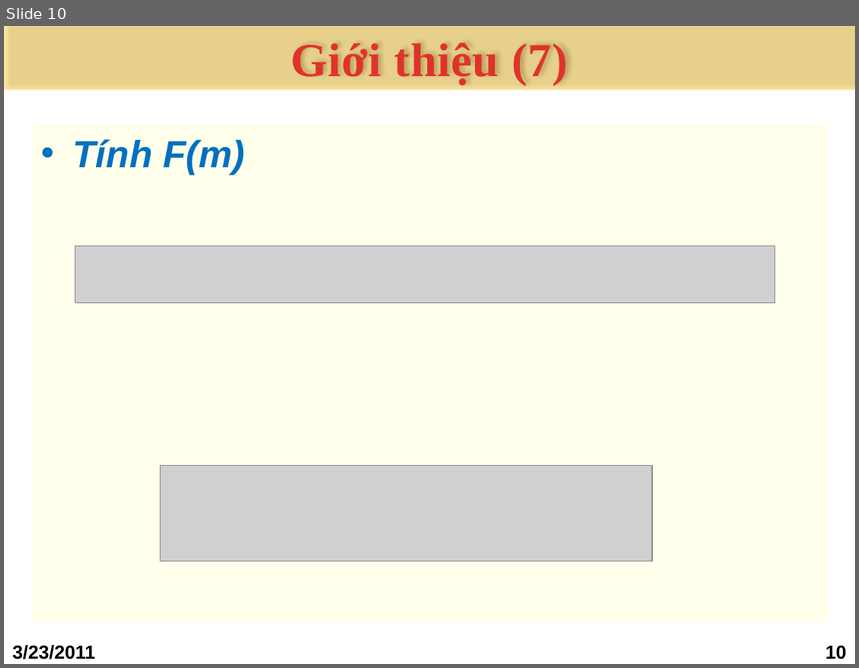
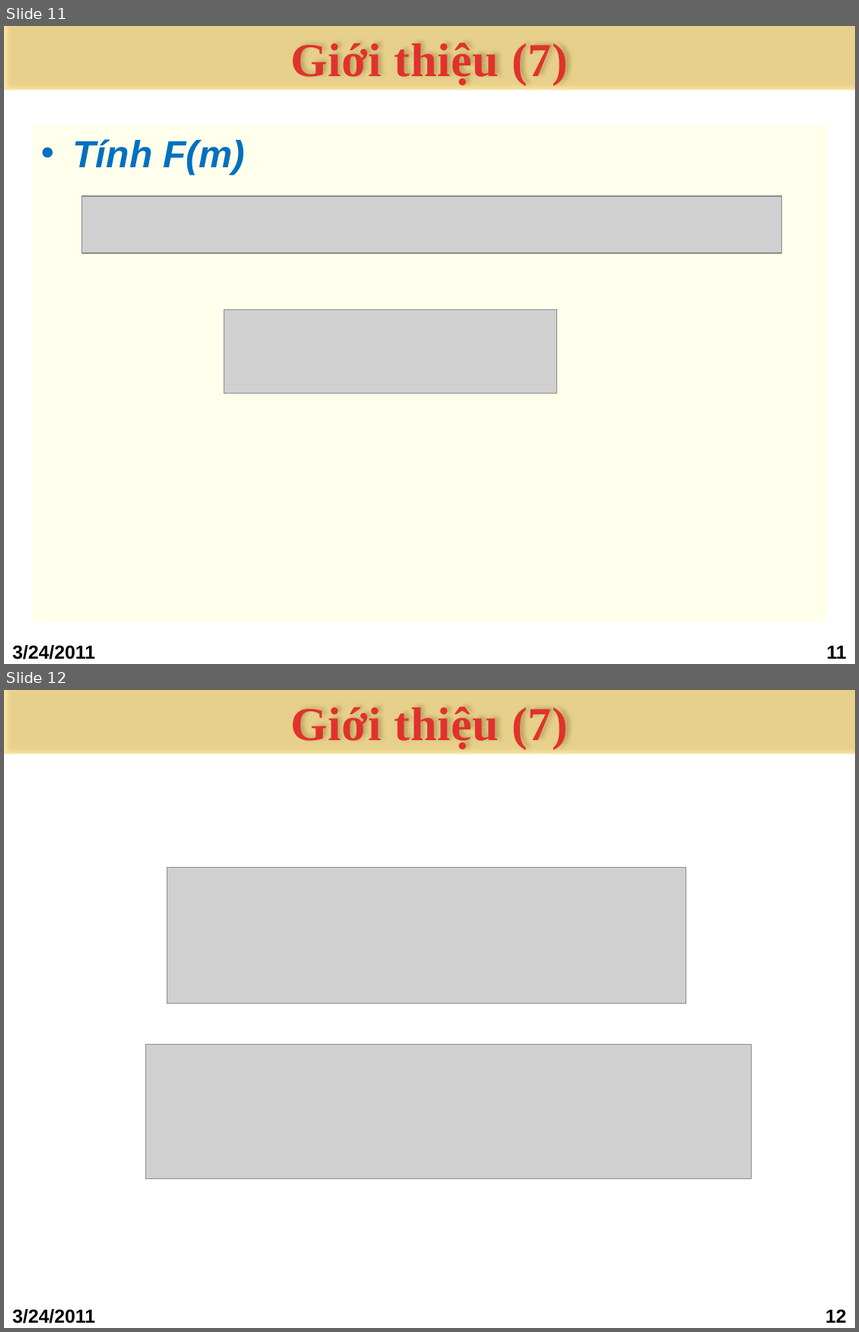
Before and after one commit to bomong/steganography-khtn-2011, a slide deck: Seminar DFT/1.Bao cao/_ADL_DFT(draft).pptx. Shown one above the other, each under a label of ours: slide 10 before the commit, slides 11 and 12 after it. The pictures are 859x668 and 859x1332 pixels, drawn with LibreOffice and Linux fonts; fonts in the diff are those of the drawing; grey boxes stand for pictures; background and template pictures are left out. Boxes give left, top, right and bottom in pixels: in the first picture for what was removed or moved away, otherwise in the second. Text is boxed around its words. In the diff, an @@ line names an element or a change of style, - is before the commit and + after.

```diff
--- a/Seminar DFT/1.Bao cao/_ADL_DFT(draft).pptx
+++ b/Seminar DFT/1.Bao cao/_ADL_DFT(draft).pptx
@@ slide 12 added at (4, 690, 855, 1328), background picture (left out) @@
@@ title added at (4, 690, 855, 754), fill #FFC000 at 36% opacity, 40 pt, text gradient #E0322D to #A2201C, bold @@
+Giới thiệu (7)
@@ picture added at (167, 867, 686, 1003) @@
@@ picture added at (146, 1045, 751, 1179) @@
@@ text added at (12, 1309, 95, 1324), 16 pt, text #000000, bold @@
+3/24/2011
@@ page number added at (826, 1309, 847, 1323), 16 pt, text #000000, bold @@
+12
@@ what was slide 10 is now slide 11 @@
@@ slide 11 changed as well @@
@@ picture added at (82, 196, 782, 253) @@
@@ picture removed at (75, 246, 775, 303) @@
@@ picture added at (224, 309, 557, 393) @@
@@ picture removed at (160, 466, 652, 563) @@
@@ text at (12, 645, 95, 660): text changed @@
-3/23/2011
+3/24/2011
@@ page number at (827, 646, 847, 659): text changed @@
-10
+11
```
Also in this commit, not shown: 26 other slides changed, 1 other slide added.
